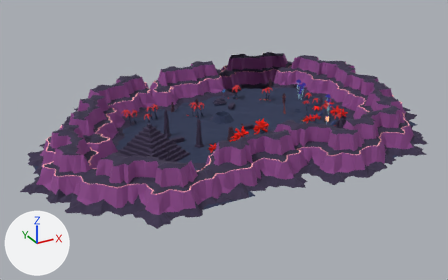
Two versions of the glTF model static/models/gltf/map.glb, one commit apart.
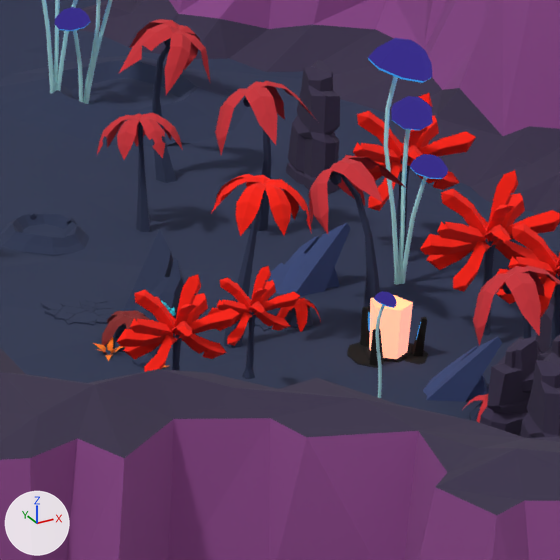
The first picture shows the older version from a 50 mm camera at (-176.0, -318.0, 150.0) aimed at (-2.0, -2.0, -7.0). The close-ups show both versions on the part from 66% to 76% of the width and 33% to 50% of the height of that picture; other places that the commit changed are outside them. The lights are fixed; the arrows at lower left show +X, +Y and +Z. Where no turn or scale is listed for an object, it has been applied to the vertices.

Names of what the first close-up shows: 'crater-big (1)', 'mountains', 'mountains (4)', 'palm (1)', 'palm-big (7)', 'palm-round (1)', 'palm-round (3)', 'palm-round (4)', 'palm-round (5)', 'rock-pillar (3)', 'scifi-teleport', 'scifi-tree-mushroom-big', 'scifi-tree-mushroom-small', 'terrain-plane-plain (43)'.
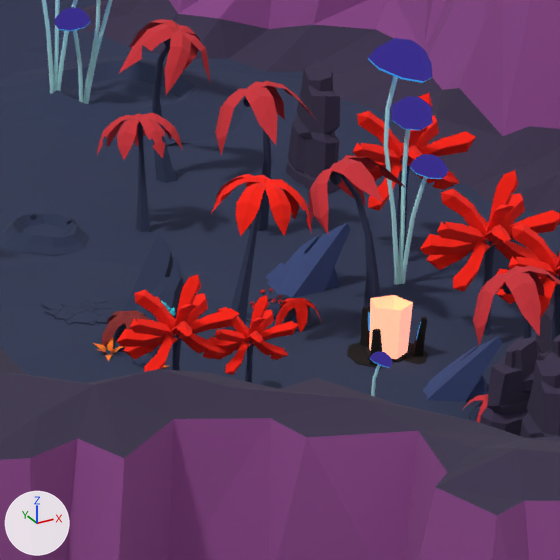
The edits, one by one:
Object 'scifi-tree-mushroom-small' (ob_scifi_tree_mushroom_small) moves from (54.17, -32.78, 2.32) to (54.17, -32.78, -1.1).
Object 'palm-round (1)' (ob_palm_round__1) moves from (52.52, -23.7, 1.02) to (52.52, -23.7, -0.68).

Boxes [x1, y1, x2, y2] around the edits, measured in the close-ups (560 x 560 px):
'palm-round (1)', moved: before [208, 266, 300, 379]; after [209, 295, 298, 383]
'scifi-tree-mushroom-small', moved: before [374, 291, 397, 398]; after [370, 351, 392, 396]
